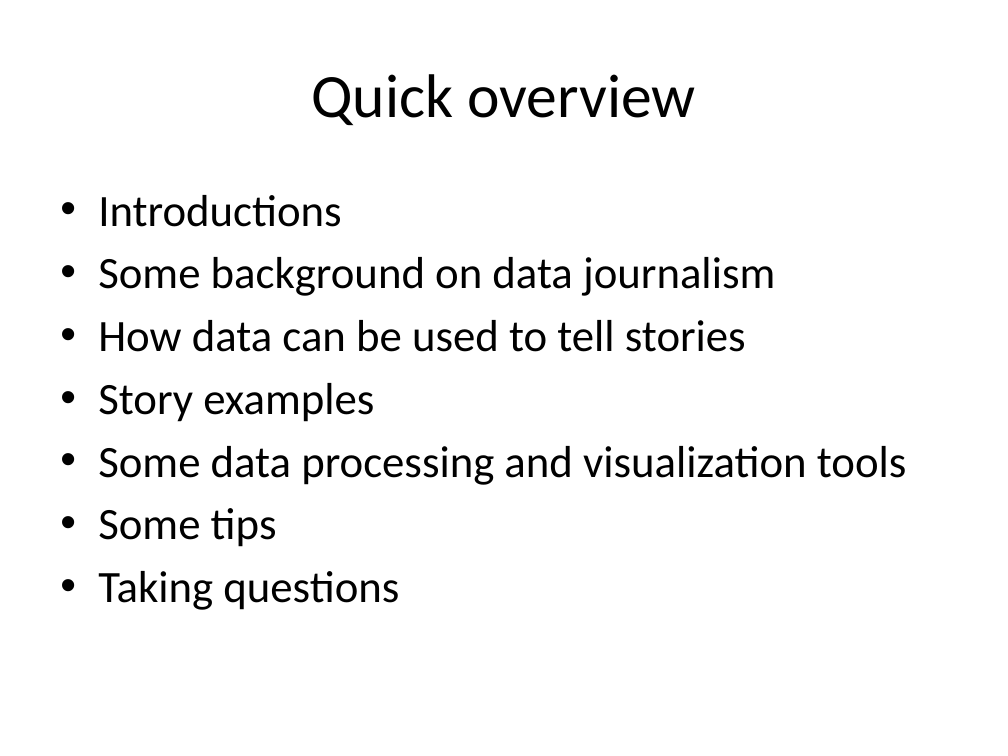
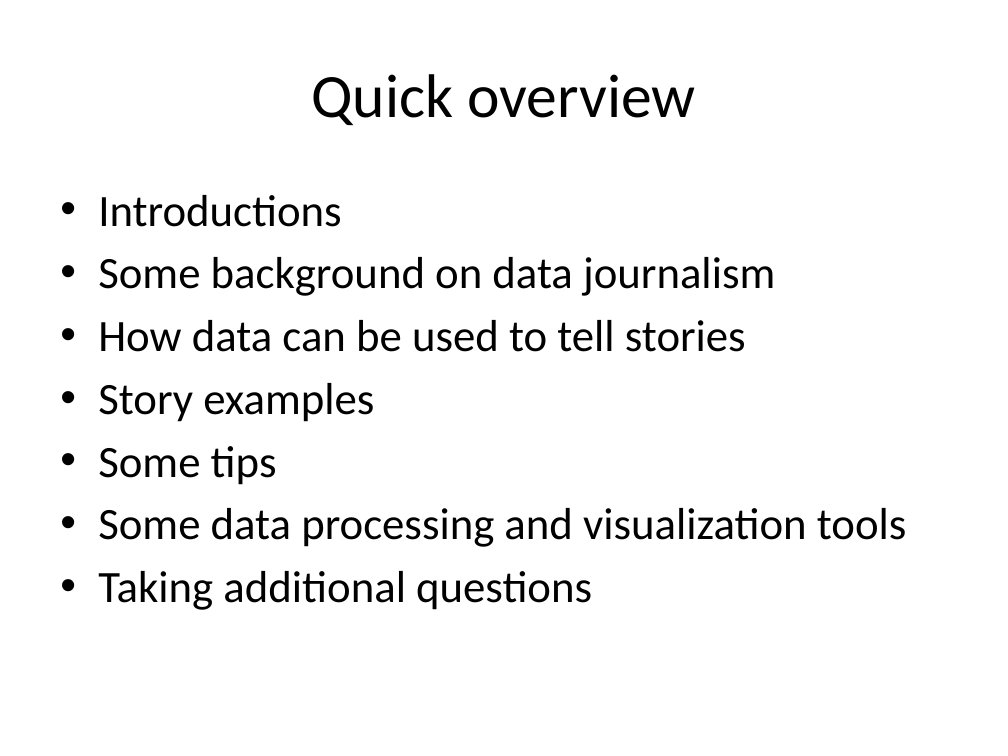
Before and after one commit to jeffhargarten/20181127-umn_class, a slide deck: slide 2 of data_presentation.pptx. Drawn at 1008x756 pixels with LibreOffice and Linux fonts; fonts in the diff are those of the drawing. Boxes give left, top, right and bottom in pixels: in the first picture for what was removed or moved away, otherwise in the second. Text is boxed around its words. In the diff, an @@ line names an element or a change of style, - is before the commit and + after.

```diff
--- a/data_presentation.pptx
+++ b/data_presentation.pptx
@@ text at (x1=98, y1=446, x2=277, y2=485): paragraph added @@
+• Some tips
@@ text at (x1=98, y1=571, x2=592, y2=610): text changed @@
-• Some tips
-• Taking questions
+• Taking additional questions
```
Also in this commit, not shown: 5 other slides changed, 2 slides removed.
